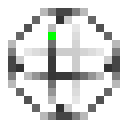
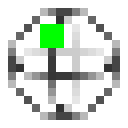
Layer changes from the first 128px x 128px image to the second:
painted on "x_gate.png" over [40, 24, 64, 48]
